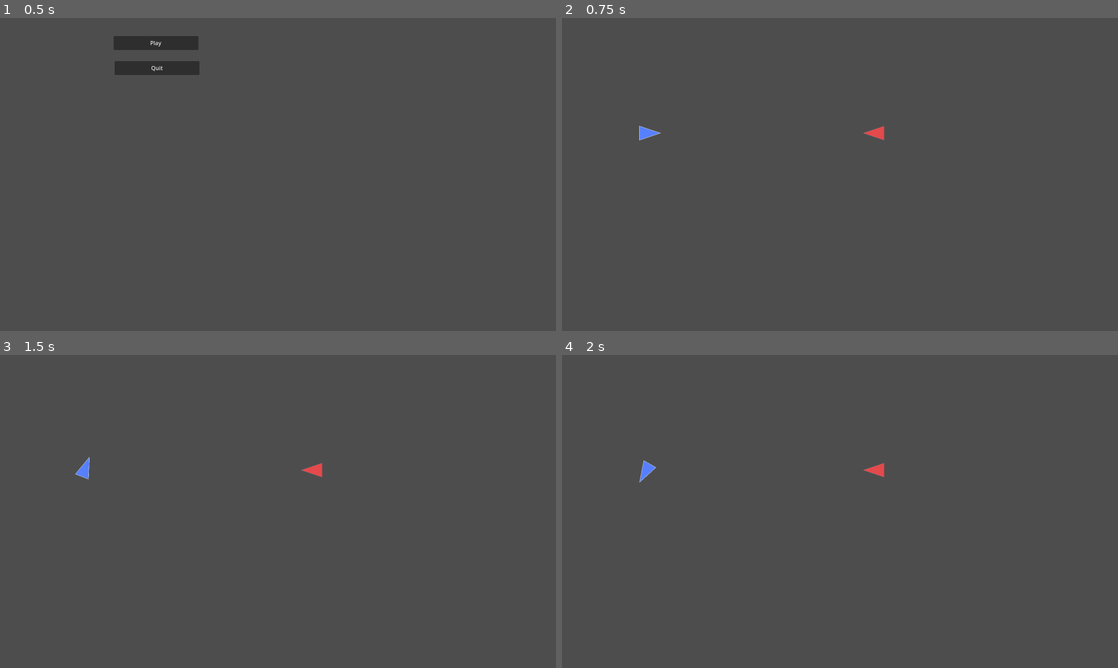
Above: before the commit, frames 1-4 (two rows, left to right).
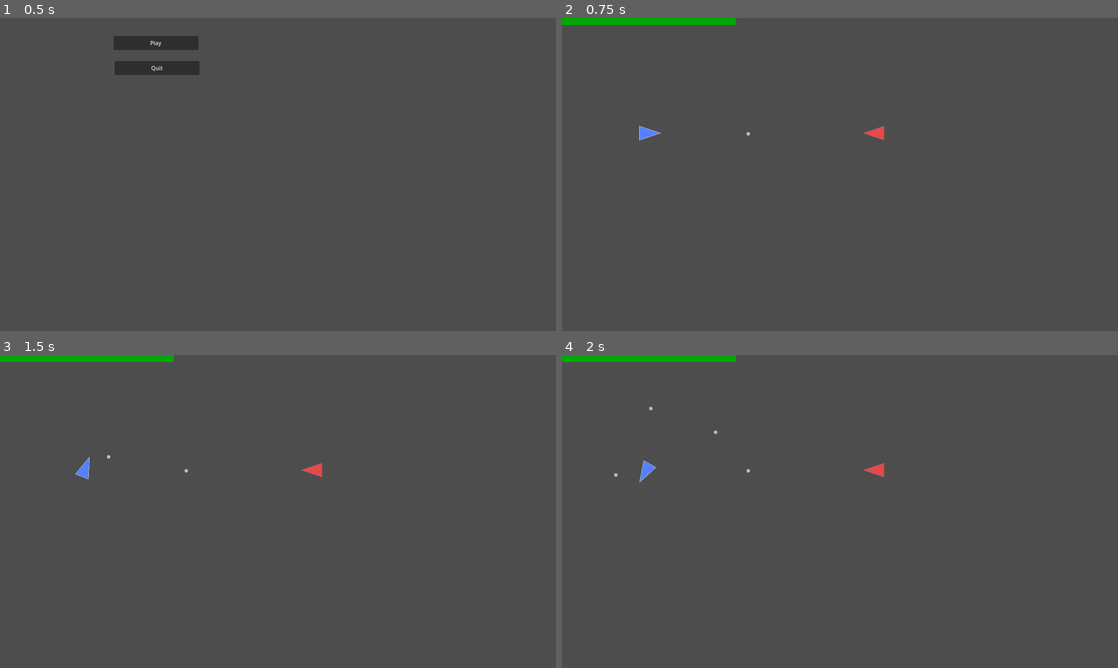
Above: after the commit, the same moments.

Repository: Spontan/AsteroidsBattle
Game: Godot game, scene res://main.tscn
Same seed, same stepped clock (60 frames per second), same inputs: the game is played once before the commit and once after it.
Inputs:
- Up to frame 1 (0.5 s): no input
- Up to frame 2 (0.75 s): click "Play" at 0.5 s
- Up to frame 3 (1.5 s): tap Enter at 1.25 s; hold D from 1.28 s (still down); tap Space at 1.35 s
- Up to frame 4 (2 s): keep holding D; tap Space at 1.52, 1.82 s

Frame 1 is identical in both runs. In frame 2, 0.7% of the frame differs, in the area x 0-34%, y 0-38%; in frame 3, 0.7%; in frame 4, 0.7%, in the area x 0-34%, y 0-39%.

Commit message:
Bullet Spawning

Diff:
--- /dev/null
+++ b/Bullet.gd
@@ -0,0 +1,19 @@
+extends Area2D
+
+@export var velocity = Vector2.ZERO
+
+# Called when the node enters the scene tree for the first time.
+func _ready():
+	pass # Replace with function body.
+
+
+# Called every frame. 'delta' is the elapsed time since the previous frame.
+func _process(delta):
+	position.x += velocity.x/Engine.get_frames_per_second()
+	position.y += velocity.y/Engine.get_frames_per_second()
+
+
+
+func _draw():
+	print("drawing")
+	draw_circle(Vector2(0.0, 0.0), 5.0, Color.GRAY)
--- a/Node2D.gd
+++ b/Node2D.gd
@@ -8,7 +8,3 @@
 # Called every frame. 'delta' is the elapsed time since the previous frame.
 func _process(delta):
 	pass
-
-
-func _draw():
-	draw_circle(Vector2(0.0, 0.0), 5.0, Color.GRAY)
--- a/Player1.gd
+++ b/Player1.gd
@@ -63,12 +63,36 @@
 	if Input.is_physical_key_pressed(Key.KEY_SPACE):
 		if shootReleased:
 			shootReleased = false
-			print("test")
+			spawnBullet()
 	else:
 		shootReleased = true
 
-	move_and_slide()
+	var collision_info = move_and_collide(velocity * delta)
+	if collision_info:
+		velocity = velocity.bounce(collision_info.get_normal())
+		print(collision_info.get_collider())
 
 func updateRotation(rot):
 	for child in get_children():
 		child.rotate(rot)
+
+func spawnBullet():
+	var bulletCollision = CollisionShape2D.new()
+	bulletCollision.set_name("BulletCollision2")
+	var collisionShape = CircleShape2D.new()
+	collisionShape.radius = 5.0
+	bulletCollision.shape = collisionShape
+
+	var bullet = Area2D.new()
+	bullet.add_child(bulletCollision)
+	bullet.position.x = position.x + viewX*40
+	bullet.position.y = position.y + viewY*40
+
+	bullet.set_script(load("res://Bullet.gd"))
+	print(velocity.x)
+	print(velocity.y)
+	bullet.velocity.x = viewX*300.0 + velocity.x
+	bullet.velocity.y = viewY*300.0 + velocity.y
+	#bullet.set_name("Bullet2")
+
+	add_sibling(bullet)
--- a/world.tscn
+++ b/world.tscn
@@ -1,194 +1,203 @@
-[gd_scene load_steps=7 format=3 uid="uid://u5tsa603ttky"]
+[gd_scene load_steps=5 format=3 uid="uid://u5tsa603ttky"]
 
 [ext_resource type="Script" path="res://Player1.gd" id="1_6xmmi"]
 [ext_resource type="Script" path="res://Player2.gd" id="2_trnel"]
-[ext_resource type="Script" path="res://Node2D.gd" id="3_5xgmw"]
-
-[sub_resource type="Environment" id="Environment_ppp44"]
-background_mode = 1
-
-[sub_resource type="CameraAttributesPractical" id="CameraAttributesPractical_ednm8"]
+[ext_resource type="Script" path="res://Bullet.gd" id="3_kh7ph"]
 
 [sub_resource type="CircleShape2D" id="CircleShape2D_1ail8"]
 radius = 5.0
 
 [node name="World" type="Node2D"]
 
-[node name="Player1" type="CharacterBody2D" parent="."]
+[node name="Player1" type="Node2D" parent="."]
+
+[node name="Player1Ship" type="CharacterBody2D" parent="Player1"]
 position = Vector2(243, 331)
+collision_layer = 255
+collision_mask = 255
 motion_mode = 1
 script = ExtResource("1_6xmmi")
 
-[node name="CenterCollision" type="CollisionPolygon2D" parent="Player1"]
-polygon = PackedVector2Array(-20, -20, -20, 20, 40, 0)
-
-[node name="CenterPolygon" type="CanvasGroup" parent="Player1"]
-
-[node name="Fill" type="Polygon2D" parent="Player1/CenterPolygon"]
-color = Color(0.337255, 0.505882, 1, 1)
-antialiased = true
-polygon = PackedVector2Array(-20, -20, -20, 20, 40, 0)
-
-[node name="Outline" type="Line2D" parent="Player1/CenterPolygon"]
-points = PackedVector2Array(-20, -20, -20, 20, 40, 0, -20, -20)
-width = 1.5
-default_color = Color(0.643137, 0.686275, 0.764706, 1)
-joint_mode = 2
-begin_cap_mode = 2
-end_cap_mode = 2
-antialiased = true
-
-[node name="LeftCollision" type="CollisionPolygon2D" parent="Player1"]
-polygon = PackedVector2Array(-20, -20, -20, 20, 40, 0)
-
-[node name="LeftPolygon" type="CanvasGroup" parent="Player1"]
-
-[node name="Fill" type="Polygon2D" parent="Player1/LeftPolygon"]
-color = Color(0.337255, 0.505882, 1, 1)
-antialiased = true
-polygon = PackedVector2Array(-20, -20, -20, 20, 40, 0)
-
-[node name="Outline" type="Line2D" parent="Player1/LeftPolygon"]
-points = PackedVector2Array(-20, -20, -20, 20, 40, 0, -20, -20)
-width = 1.5
-default_color = Color(0.643137, 0.686275, 0.764706, 1)
-joint_mode = 2
-begin_cap_mode = 2
-end_cap_mode = 2
-antialiased = true
-
-[node name="UpperLeftCollision" type="CollisionPolygon2D" parent="Player1"]
-polygon = PackedVector2Array(-20, -20, -20, 20, 40, 0)
-
-[node name="UpperLeftPolygon" type="CanvasGroup" parent="Player1"]
-
-[node name="Fill" type="Polygon2D" parent="Player1/UpperLeftPolygon"]
-color = Color(0.337255, 0.505882, 1, 1)
-antialiased = true
-polygon = PackedVector2Array(-20, -20, -20, 20, 40, 0)
-
-[node name="Outline" type="Line2D" parent="Player1/UpperLeftPolygon"]
-points = PackedVector2Array(-20, -20, -20, 20, 40, 0, -20, -20)
-width = 1.5
-default_color = Color(0.643137, 0.686275, 0.764706, 1)
-joint_mode = 2
-begin_cap_mode = 2
-end_cap_mode = 2
-antialiased = true
-
-[node name="UpperCollision" type="CollisionPolygon2D" parent="Player1"]
-polygon = PackedVector2Array(-20, -20, -20, 20, 40, 0)
-
-[node name="UpperPolygon" type="CanvasGroup" parent="Player1"]
-
-[node name="Fill" type="Polygon2D" parent="Player1/UpperPolygon"]
-color = Color(0.337255, 0.505882, 1, 1)
-antialiased = true
-polygon = PackedVector2Array(-20, -20, -20, 20, 40, 0)
-
-[node name="Outline" type="Line2D" parent="Player1/UpperPolygon"]
-points = PackedVector2Array(-20, -20, -20, 20, 40, 0, -20, -20)
-width = 1.5
-default_color = Color(0.643137, 0.686275, 0.764706, 1)
-joint_mode = 2
-begin_cap_mode = 2
-end_cap_mode = 2
-antialiased = true
-
-[node name="UpperRightCollision" type="CollisionPolygon2D" parent="Player1"]
-polygon = PackedVector2Array(-20, -20, -20, 20, 40, 0)
-
-[node name="UpperRightPolygon" type="CanvasGroup" parent="Player1"]
-
-[node name="Fill" type="Polygon2D" parent="Player1/UpperRightPolygon"]
-color = Color(0.337255, 0.505882, 1, 1)
-antialiased = true
-polygon = PackedVector2Array(-20, -20, -20, 20, 40, 0)
-
-[node name="Outline" type="Line2D" parent="Player1/UpperRightPolygon"]
-points = PackedVector2Array(-20, -20, -20, 20, 40, 0, -20, -20)
-width = 1.5
-default_color = Color(0.643137, 0.686275, 0.764706, 1)
-joint_mode = 2
-begin_cap_mode = 2
-end_cap_mode = 2
-antialiased = true
-
-[node name="RightCollision" type="CollisionPolygon2D" parent="Player1"]
-polygon = PackedVector2Array(-20, -20, -20, 20, 40, 0)
-
-[node name="RightPolygon" type="CanvasGroup" parent="Player1"]
-
-[node name="Fill" type="Polygon2D" parent="Player1/RightPolygon"]
-color = Color(0.337255, 0.505882, 1, 1)
-antialiased = true
-polygon = PackedVector2Array(-20, -20, -20, 20, 40, 0)
-
-[node name="Outline" type="Line2D" parent="Player1/RightPolygon"]
-points = PackedVector2Array(-20, -20, -20, 20, 40, 0, -20, -20)
-width = 1.5
-default_color = Color(0.643137, 0.686275, 0.764706, 1)
-joint_mode = 2
-begin_cap_mode = 2
-end_cap_mode = 2
-antialiased = true
-
-[node name="LowerRightCollision" type="CollisionPolygon2D" parent="Player1"]
-polygon = PackedVector2Array(-20, -20, -20, 20, 40, 0)
-
-[node name="LowerRightPolygon" type="CanvasGroup" parent="Player1"]
-
-[node name="Fill" type="Polygon2D" parent="Player1/LowerRightPolygon"]
-color = Color(0.337255, 0.505882, 1, 1)
-antialiased = true
-polygon = PackedVector2Array(-20, -20, -20, 20, 40, 0)
-
-[node name="Outline" type="Line2D" parent="Player1/LowerRightPolygon"]
-points = PackedVector2Array(-20, -20, -20, 20, 40, 0, -20, -20)
-width = 1.5
-default_color = Color(0.643137, 0.686275, 0.764706, 1)
-joint_mode = 2
-begin_cap_mode = 2
-end_cap_mode = 2
-antialiased = true
-
-[node name="LowerCollision" type="CollisionPolygon2D" parent="Player1"]
-polygon = PackedVector2Array(-20, -20, -20, 20, 40, 0)
-
-[node name="LowerPolygon" type="CanvasGroup" parent="Player1"]
-
-[node name="Fill" type="Polygon2D" parent="Player1/LowerPolygon"]
-color = Color(0.337255, 0.505882, 1, 1)
-antialiased = true
-polygon = PackedVector2Array(-20, -20, -20, 20, 40, 0)
-
-[node name="Outline" type="Line2D" parent="Player1/LowerPolygon"]
-points = PackedVector2Array(-20, -20, -20, 20, 40, 0, -20, -20)
-width = 1.5
-default_color = Color(0.643137, 0.686275, 0.764706, 1)
-joint_mode = 2
-begin_cap_mode = 2
-end_cap_mode = 2
-antialiased = true
-
-[node name="LowerLeftCollision" type="CollisionPolygon2D" parent="Player1"]
-polygon = PackedVector2Array(-20, -20, -20, 20, 40, 0)
-
-[node name="LowerLeftPolygon" type="CanvasGroup" parent="Player1"]
-
-[node name="Fill" type="Polygon2D" parent="Player1/LowerLeftPolygon"]
-color = Color(0.337255, 0.505882, 1, 1)
-antialiased = true
-polygon = PackedVector2Array(-20, -20, -20, 20, 40, 0)
-
-[node name="Outline" type="Line2D" parent="Player1/LowerLeftPolygon"]
-points = PackedVector2Array(-20, -20, -20, 20, 40, 0, -20, -20)
-width = 1.5
-default_color = Color(0.643137, 0.686275, 0.764706, 1)
-joint_mode = 2
-begin_cap_mode = 2
-end_cap_mode = 2
-antialiased = true
+[node name="CenterCollision" type="CollisionPolygon2D" parent="Player1/Player1Ship"]
+polygon = PackedVector2Array(-20, -20, -20, 20, 40, 0)
+
+[node name="CenterPolygon" type="CanvasGroup" parent="Player1/Player1Ship"]
+
+[node name="Fill" type="Polygon2D" parent="Player1/Player1Ship/CenterPolygon"]
+color = Color(0.337255, 0.505882, 1, 1)
+antialiased = true
+polygon = PackedVector2Array(-20, -20, -20, 20, 40, 0)
+
+[node name="Outline" type="Line2D" parent="Player1/Player1Ship/CenterPolygon"]
+points = PackedVector2Array(-20, -20, -20, 20, 40, 0, -20, -20)
+width = 1.5
+default_color = Color(0.643137, 0.686275, 0.764706, 1)
+joint_mode = 2
+begin_cap_mode = 2
+end_cap_mode = 2
+antialiased = true
+
+[node name="LeftCollision" type="CollisionPolygon2D" parent="Player1/Player1Ship"]
+polygon = PackedVector2Array(-20, -20, -20, 20, 40, 0)
+
+[node name="LeftPolygon" type="CanvasGroup" parent="Player1/Player1Ship"]
+
+[node name="Fill" type="Polygon2D" parent="Player1/Player1Ship/LeftPolygon"]
+color = Color(0.337255, 0.505882, 1, 1)
+antialiased = true
+polygon = PackedVector2Array(-20, -20, -20, 20, 40, 0)
+
+[node name="Outline" type="Line2D" parent="Player1/Player1Ship/LeftPolygon"]
+points = PackedVector2Array(-20, -20, -20, 20, 40, 0, -20, -20)
+width = 1.5
+default_color = Color(0.643137, 0.686275, 0.764706, 1)
+joint_mode = 2
+begin_cap_mode = 2
+end_cap_mode = 2
+antialiased = true
+
+[node name="UpperLeftCollision" type="CollisionPolygon2D" parent="Player1/Player1Ship"]
+polygon = PackedVector2Array(-20, -20, -20, 20, 40, 0)
+
+[node name="UpperLeftPolygon" type="CanvasGroup" parent="Player1/Player1Ship"]
+
+[node name="Fill" type="Polygon2D" parent="Player1/Player1Ship/UpperLeftPolygon"]
+color = Color(0.337255, 0.505882, 1, 1)
+antialiased = true
+polygon = PackedVector2Array(-20, -20, -20, 20, 40, 0)
+
+[node name="Outline" type="Line2D" parent="Player1/Player1Ship/UpperLeftPolygon"]
+points = PackedVector2Array(-20, -20, -20, 20, 40, 0, -20, -20)
+width = 1.5
+default_color = Color(0.643137, 0.686275, 0.764706, 1)
+joint_mode = 2
+begin_cap_mode = 2
+end_cap_mode = 2
+antialiased = true
+
+[node name="UpperCollision" type="CollisionPolygon2D" parent="Player1/Player1Ship"]
+polygon = PackedVector2Array(-20, -20, -20, 20, 40, 0)
+
+[node name="UpperPolygon" type="CanvasGroup" parent="Player1/Player1Ship"]
+
+[node name="Fill" type="Polygon2D" parent="Player1/Player1Ship/UpperPolygon"]
+color = Color(0.337255, 0.505882, 1, 1)
+antialiased = true
+polygon = PackedVector2Array(-20, -20, -20, 20, 40, 0)
+
+[node name="Outline" type="Line2D" parent="Player1/Player1Ship/UpperPolygon"]
+points = PackedVector2Array(-20, -20, -20, 20, 40, 0, -20, -20)
+width = 1.5
+default_color = Color(0.643137, 0.686275, 0.764706, 1)
+joint_mode = 2
+begin_cap_mode = 2
+end_cap_mode = 2
+antialiased = true
+
+[node name="UpperRightCollision" type="CollisionPolygon2D" parent="Player1/Player1Ship"]
+polygon = PackedVector2Array(-20, -20, -20, 20, 40, 0)
+
+[node name="UpperRightPolygon" type="CanvasGroup" parent="Player1/Player1Ship"]
+
+[node name="Fill" type="Polygon2D" parent="Player1/Player1Ship/UpperRightPolygon"]
+color = Color(0.337255, 0.505882, 1, 1)
+antialiased = true
+polygon = PackedVector2Array(-20, -20, -20, 20, 40, 0)
+
+[node name="Outline" type="Line2D" parent="Player1/Player1Ship/UpperRightPolygon"]
+points = PackedVector2Array(-20, -20, -20, 20, 40, 0, -20, -20)
+width = 1.5
+default_color = Color(0.643137, 0.686275, 0.764706, 1)
+joint_mode = 2
+begin_cap_mode = 2
+end_cap_mode = 2
+antialiased = true
+
+[node name="RightCollision" type="CollisionPolygon2D" parent="Player1/Player1Ship"]
+polygon = PackedVector2Array(-20, -20, -20, 20, 40, 0)
+
+[node name="RightPolygon" type="CanvasGroup" parent="Player1/Player1Ship"]
+
+[node name="Fill" type="Polygon2D" parent="Player1/Player1Ship/RightPolygon"]
+color = Color(0.337255, 0.505882, 1, 1)
+antialiased = true
+polygon = PackedVector2Array(-20, -20, -20, 20, 40, 0)
+
+[node name="Outline" type="Line2D" parent="Player1/Player1Ship/RightPolygon"]
+points = PackedVector2Array(-20, -20, -20, 20, 40, 0, -20, -20)
+width = 1.5
+default_color = Color(0.643137, 0.686275, 0.764706, 1)
+joint_mode = 2
+begin_cap_mode = 2
+end_cap_mode = 2
+antialiased = true
+
+[node name="LowerRightCollision" type="CollisionPolygon2D" parent="Player1/Player1Ship"]
+polygon = PackedVector2Array(-20, -20, -20, 20, 40, 0)
+
+[node name="LowerRightPolygon" type="CanvasGroup" parent="Player1/Player1Ship"]
+
+[node name="Fill" type="Polygon2D" parent="Player1/Player1Ship/LowerRightPolygon"]
+color = Color(0.337255, 0.505882, 1, 1)
+antialiased = true
+polygon = PackedVector2Array(-20, -20, -20, 20, 40, 0)
+
+[node name="Outline" type="Line2D" parent="Player1/Player1Ship/LowerRightPolygon"]
+points = PackedVector2Array(-20, -20, -20, 20, 40, 0, -20, -20)
+width = 1.5
+default_color = Color(0.643137, 0.686275, 0.764706, 1)
+joint_mode = 2
+begin_cap_mode = 2
+end_cap_mode = 2
+antialiased = true
+
+[node name="LowerCollision" type="CollisionPolygon2D" parent="Player1/Player1Ship"]
+polygon = PackedVector2Array(-20, -20, -20, 20, 40, 0)
+
+[node name="LowerPolygon" type="CanvasGroup" parent="Player1/Player1Ship"]
+
+[node name="Fill" type="Polygon2D" parent="Player1/Player1Ship/LowerPolygon"]
+color = Color(0.337255, 0.505882, 1, 1)
+antialiased = true
+polygon = PackedVector2Array(-20, -20, -20, 20, 40, 0)
+
+[node name="Outline" type="Line2D" parent="Player1/Player1Ship/LowerPolygon"]
+points = PackedVector2Array(-20, -20, -20, 20, 40, 0, -20, -20)
+width = 1.5
+default_color = Color(0.643137, 0.686275, 0.764706, 1)
+joint_mode = 2
+begin_cap_mode = 2
+end_cap_mode = 2
+antialiased = true
+
+[node name="LowerLeftCollision" type="CollisionPolygon2D" parent="Player1/Player1Ship"]
+polygon = PackedVector2Array(-20, -20, -20, 20, 40, 0)
+
+[node name="LowerLeftPolygon" type="CanvasGroup" parent="Player1/Player1Ship"]
+
+[node name="Fill" type="Polygon2D" parent="Player1/Player1Ship/LowerLeftPolygon"]
+color = Color(0.337255, 0.505882, 1, 1)
+antialiased = true
+polygon = PackedVector2Array(-20, -20, -20, 20, 40, 0)
+
+[node name="Outline" type="Line2D" parent="Player1/Player1Ship/LowerLeftPolygon"]
+points = PackedVector2Array(-20, -20, -20, 20, 40, 0, -20, -20)
+width = 1.5
+default_color = Color(0.643137, 0.686275, 0.764706, 1)
+joint_mode = 2
+begin_cap_mode = 2
+end_cap_mode = 2
+antialiased = true
+
+[node name="Node2D" type="Node2D" parent="Player1"]
+
+[node name="Background" type="Polygon2D" parent="Player1/Node2D"]
+color = Color(0.811765, 0, 0.12549, 1)
+polygon = PackedVector2Array(0, 0, 500, 0, 500, 20, 0, 20)
+
+[node name="Bar" type="Polygon2D" parent="Player1/Node2D"]
+color = Color(0, 0.662745, 0.0196078, 1)
+polygon = PackedVector2Array(0, 0, 500, 0, 500, 20, 0, 20)
 
 [node name="Player2" type="CharacterBody2D" parent="."]
 position = Vector2(907, 331)
@@ -349,16 +358,14 @@
 begin_cap_mode = 2
 end_cap_mode = 2
 
-[node name="WorldEnvironment" type="WorldEnvironment" parent="."]
-environment = SubResource("Environment_ppp44")
-camera_attributes = SubResource("CameraAttributesPractical_ednm8")
-
 [node name="Bullet" type="Area2D" parent="."]
 position = Vector2(536, 333)
+collision_layer = 255
+collision_mask = 255
+script = ExtResource("3_kh7ph")
 
 [node name="CollisionShape2D" type="CollisionShape2D" parent="Bullet"]
 shape = SubResource("CircleShape2D_1ail8")
 
-[node name="Node2D" type="Node2D" parent="Bullet"]
-visible = false
-script = ExtResource("3_5xgmw")
+[node name="CollisionPolygon2D" type="CollisionPolygon2D" parent="Bullet"]
+polygon = PackedVector2Array(20, 20, 20, -20, -20, 0)
